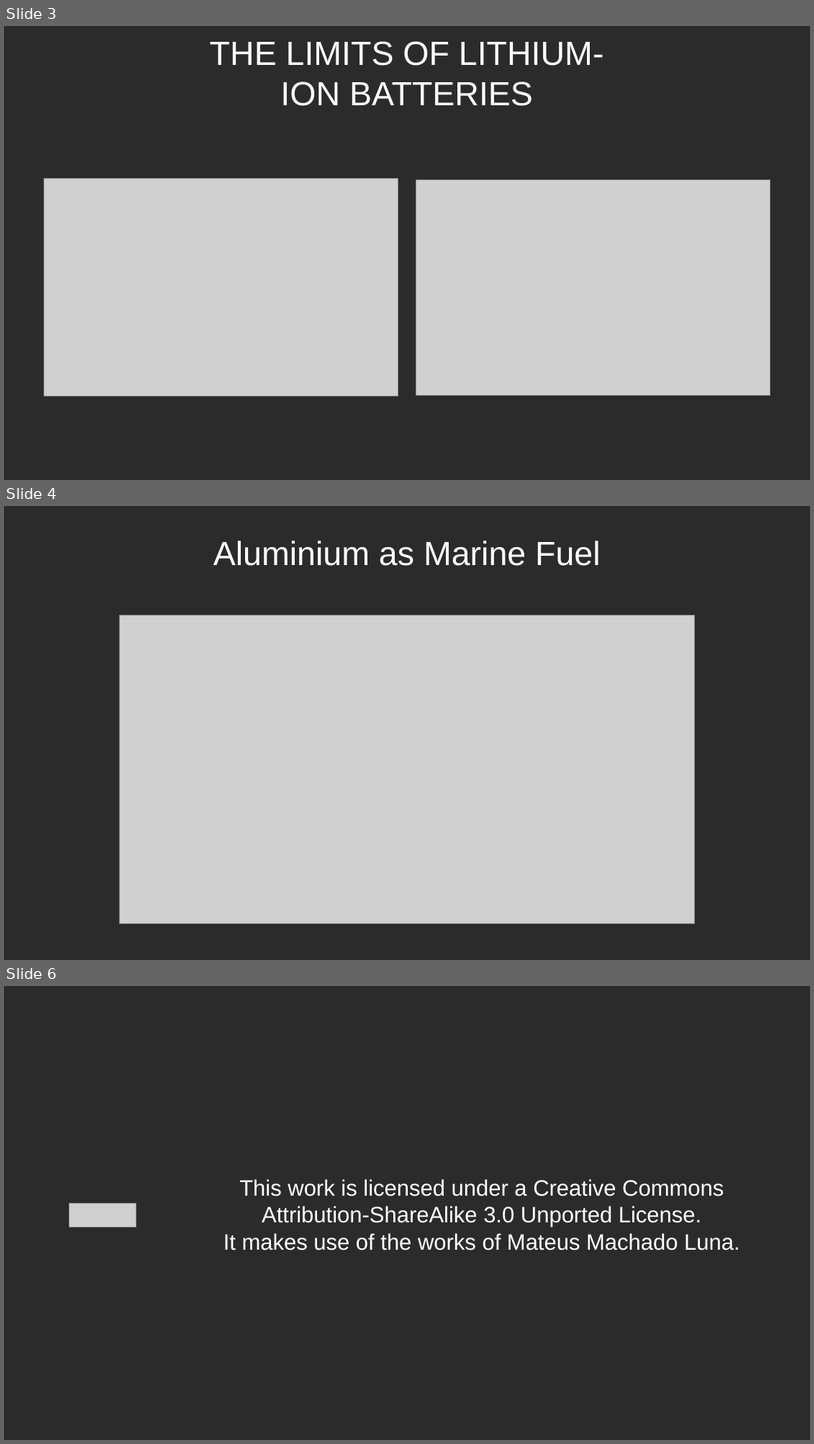
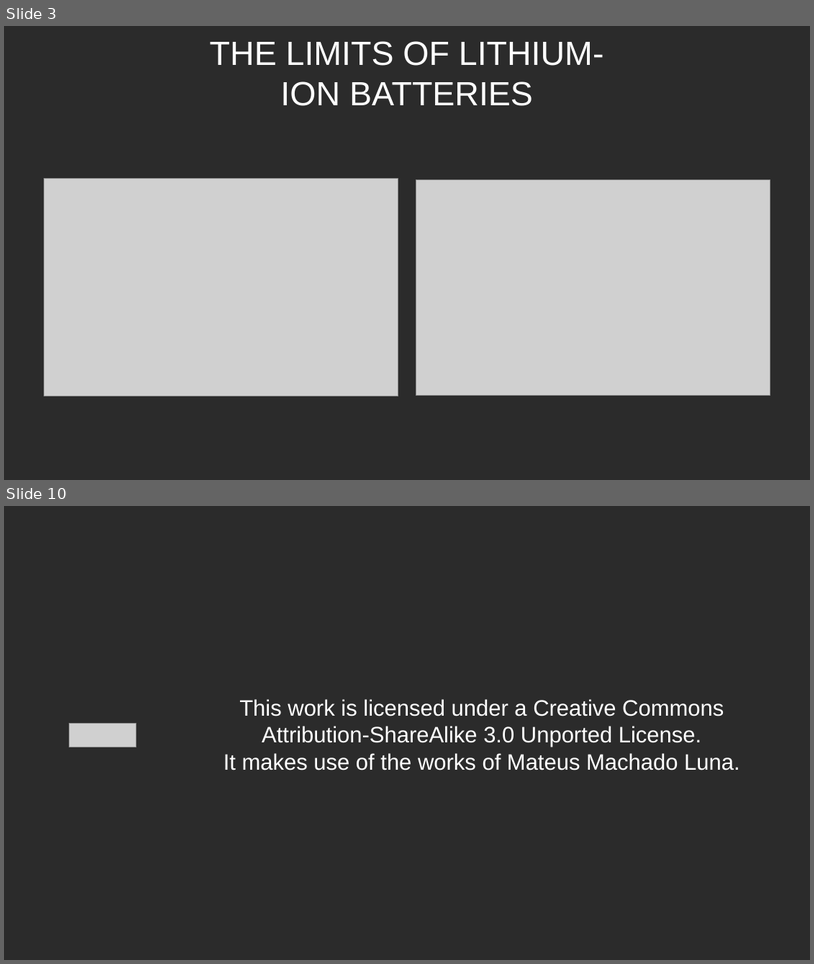
Before and after one commit to mnahm5/Al-water-masters-proposal, a slide deck: Pitch Deck.odp. Shown one above the other, each under a label of ours: slides 3, 4 and 6 before the commit, slides 3 and 10 after it; the slides between them are not shown. The pictures are 814x1444 and 814x964 pixels, drawn with LibreOffice and Linux fonts; fonts in the diff are those of the drawing; grey boxes stand for pictures; background and template pictures are left out; a plain dark background stands for a picture behind light text. Boxes give left, top, right and bottom in pixels: in the first picture for what was removed or moved away, otherwise in the second. Text is boxed around its words. In the diff, an @@ line names an element or a change of style, - is before the commit and + after.

```diff
--- a/Pitch Deck.odp
+++ b/Pitch Deck.odp
@@ slide 4 removed at [4, 506, 810, 960], background picture (left out) @@
@@ title removed at [214, 541, 601, 566] @@
-Aluminium as Marine Fuel
@@ picture removed at [120, 615, 695, 924] @@
@@ what was slide 6 is now slide 10 @@
```
Also in this commit, not shown: 6 slides added, 1 other slide removed, 3 other files.
